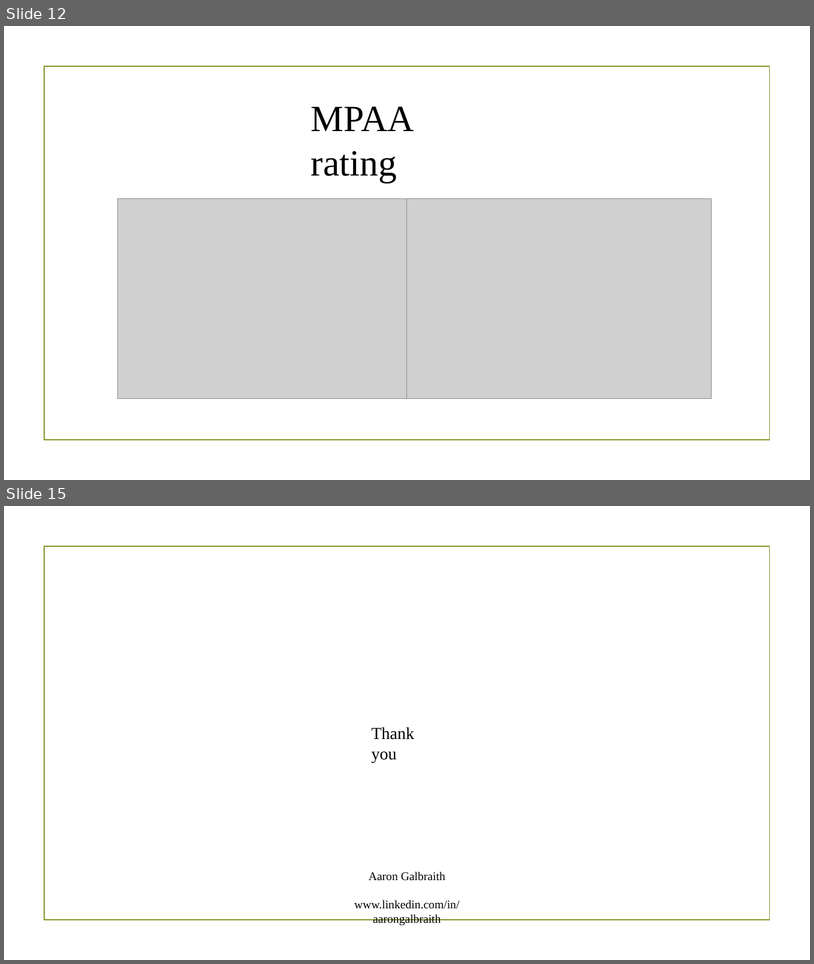
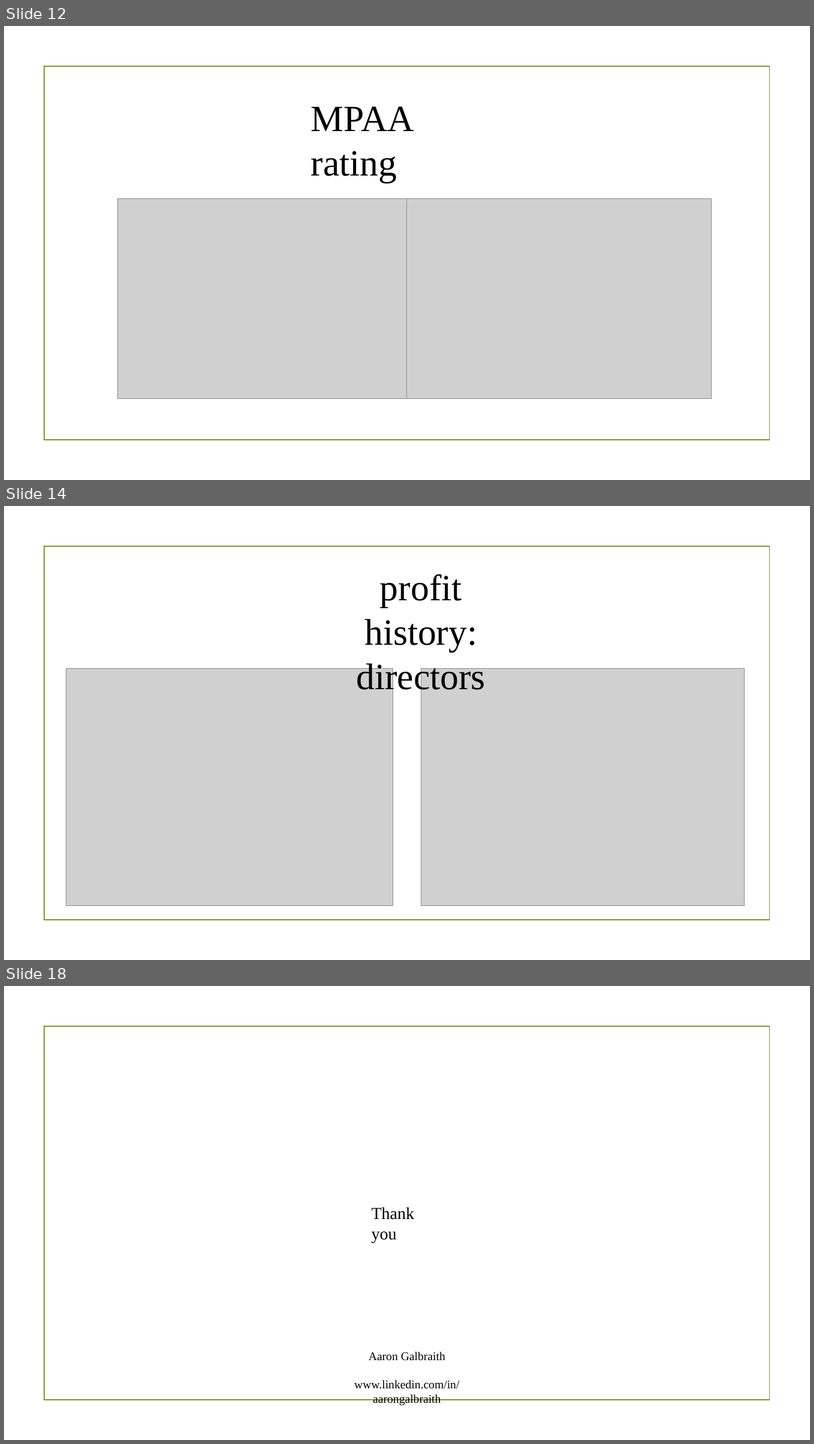
Before and after one commit to aarongalbraith/flatiron-phase1-project-redo, a slide deck: phase 1 project presentation.pptx. Shown one above the other, each under a label of ours: slides 12 and 15 before the commit, slides 12, 14 and 18 after it; the slides between them are not shown. The pictures are 814x964 and 814x1444 pixels, drawn with LibreOffice and Linux fonts; fonts in the diff are those of the drawing; grey boxes stand for pictures; background and template pictures are left out. Boxes give left, top, right and bottom in pixels: in the first picture for what was removed or moved away, otherwise in the second. Text is boxed around its words. In the diff, an @@ line names an element or a change of style, - is before the commit and + after.

```diff
--- a/phase 1 project presentation.pptx
+++ b/phase 1 project presentation.pptx
@@ slide 14 added at [4, 506, 810, 960], background picture (left out); not listed: 1 template element that a slide beside it also shows @@
@@ text added at [357, 574, 486, 696], 44 pt, text #000000 @@
+profit history:
+directors
@@ picture added at [66, 668, 393, 905] @@
@@ picture added at [422, 668, 745, 905] @@
@@ what was slide 15 is now slide 18 @@
```
Also in this commit, not shown: 8 slides changed, 3 other slides added, 1 slide removed.
